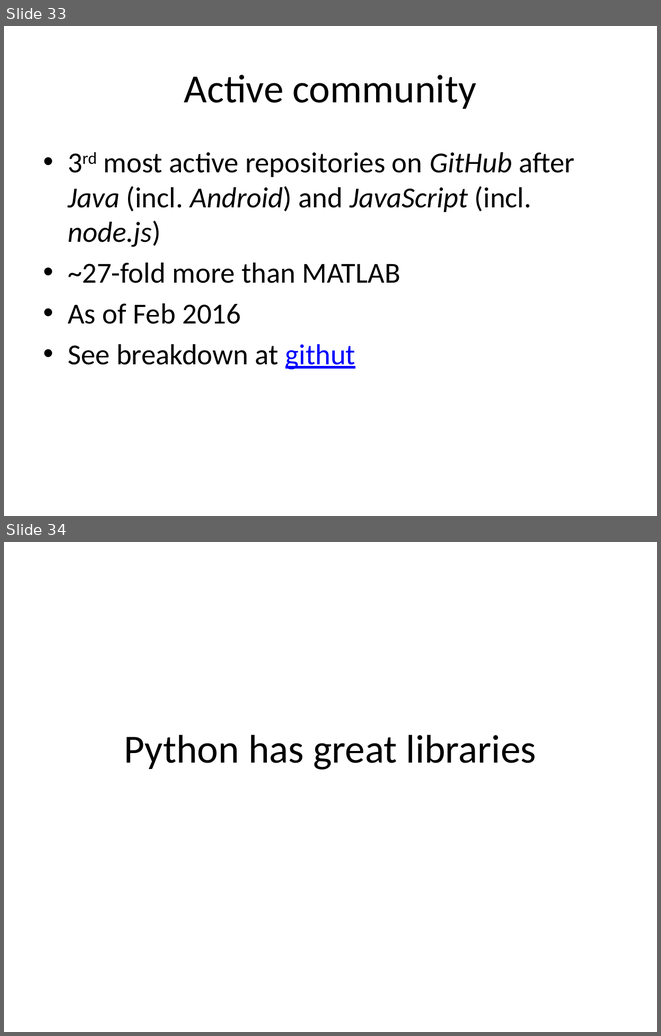
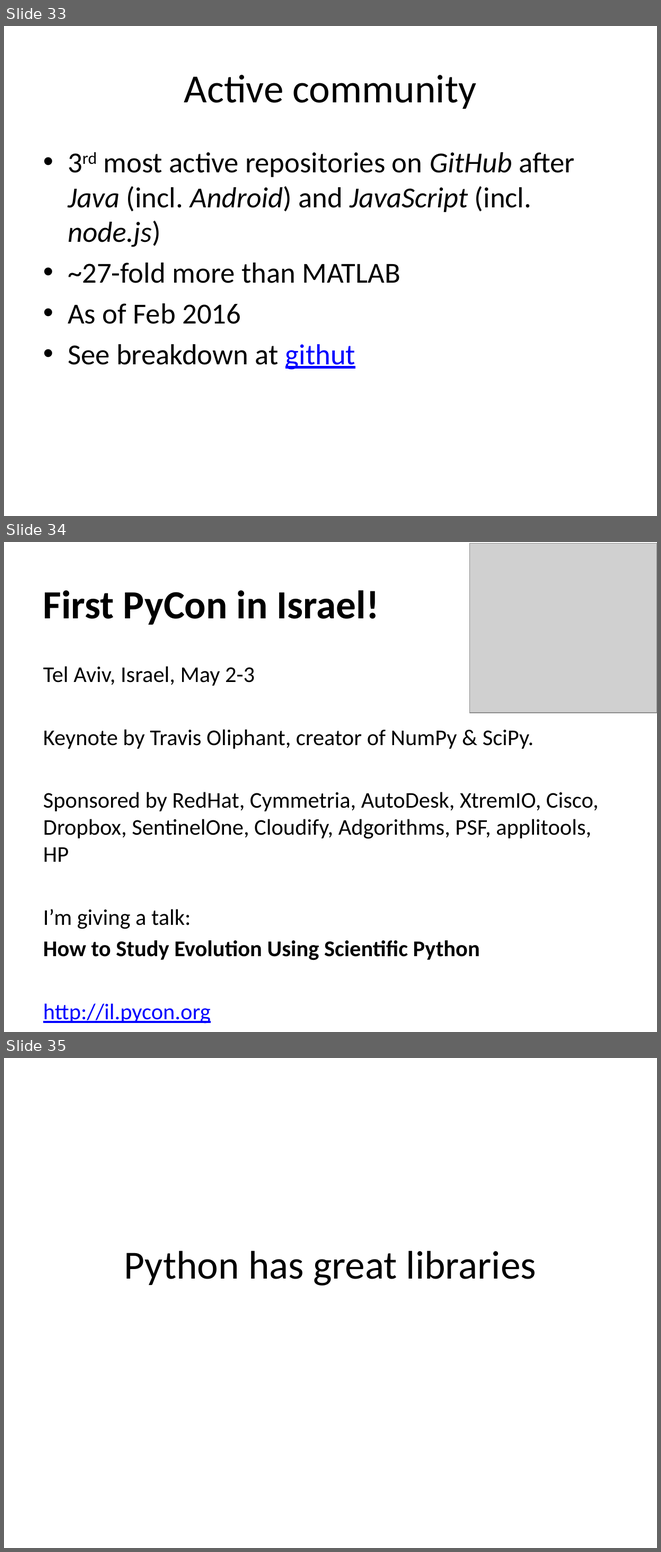
Before and after one commit to yoavram/Py4Eng, a slide deck: docs/Introduction to Python.pptx. Shown one above the other, each under a label of ours: slides 33 and 34 before the commit, slides 33, 34 and 35 after it. The pictures are 661x1036 and 661x1552 pixels, drawn with LibreOffice and Linux fonts; fonts in the diff are those of the drawing; grey boxes stand for pictures. Boxes give left, top, right and bottom in pixels: in the first picture for what was removed or moved away, otherwise in the second. Text is boxed around its words. In the diff, an @@ line names an element or a change of style, - is before the commit and + after.

```diff
--- a/docs/Introduction to Python.pptx
+++ b/docs/Introduction to Python.pptx
@@ slide 34 added at box(4, 542, 657, 1032), background #FFFFFF @@
@@ picture added at box(469, 543, 657, 713) @@
@@ title added at box(43, 590, 379, 625), 44 pt, text #000000, bold @@
+First PyCon in Israel!
@@ text added at box(43, 666, 599, 1023), 24.8 pt, text #000000 @@
+Tel Aviv, Israel, May 2-3
+Keynote by Travis Oliphant, creator of NumPy & SciPy.
+Sponsored by RedHat, Cymmetria, AutoDesk, XtremIO, Cisco, Dropbox, SentinelOne, Cloudify, Adgorithms, PSF, applitools, HP
+I’m giving a talk:
+How to Study Evolution Using Scientific Python
+http://il.pycon.org
+pycon-israel@googlegroups.com
@@ what was slide 34 is now slide 35 @@
```
Also in this commit, not shown: 5 slides changed.
